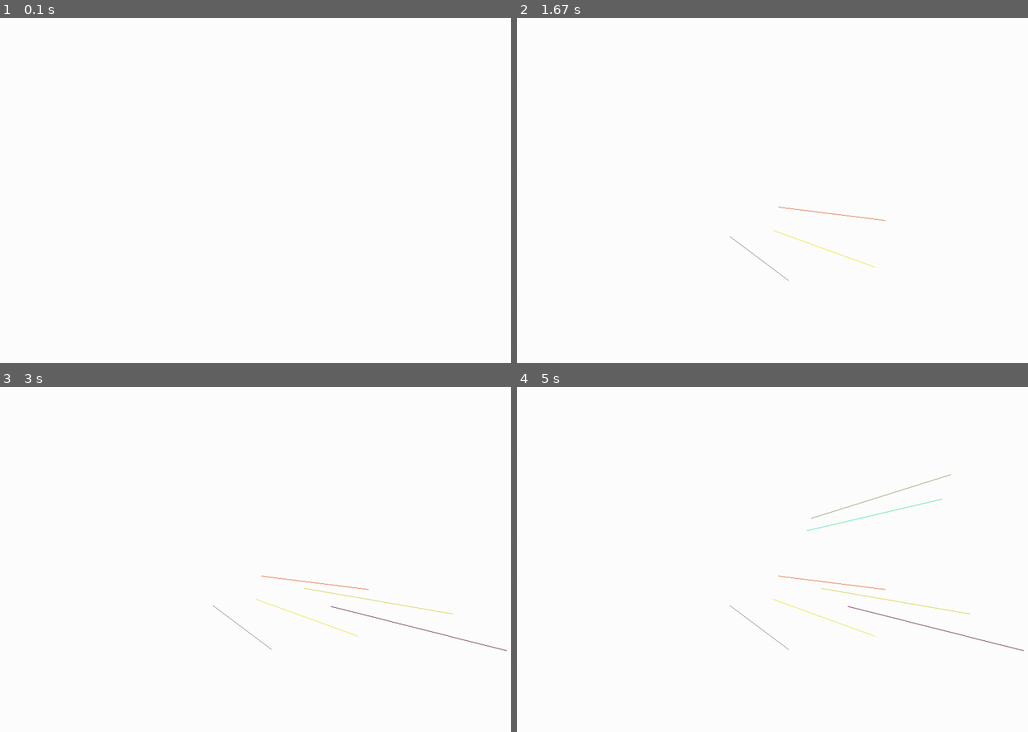
Above: before the commit, frames 1-4 (two rows, left to right).
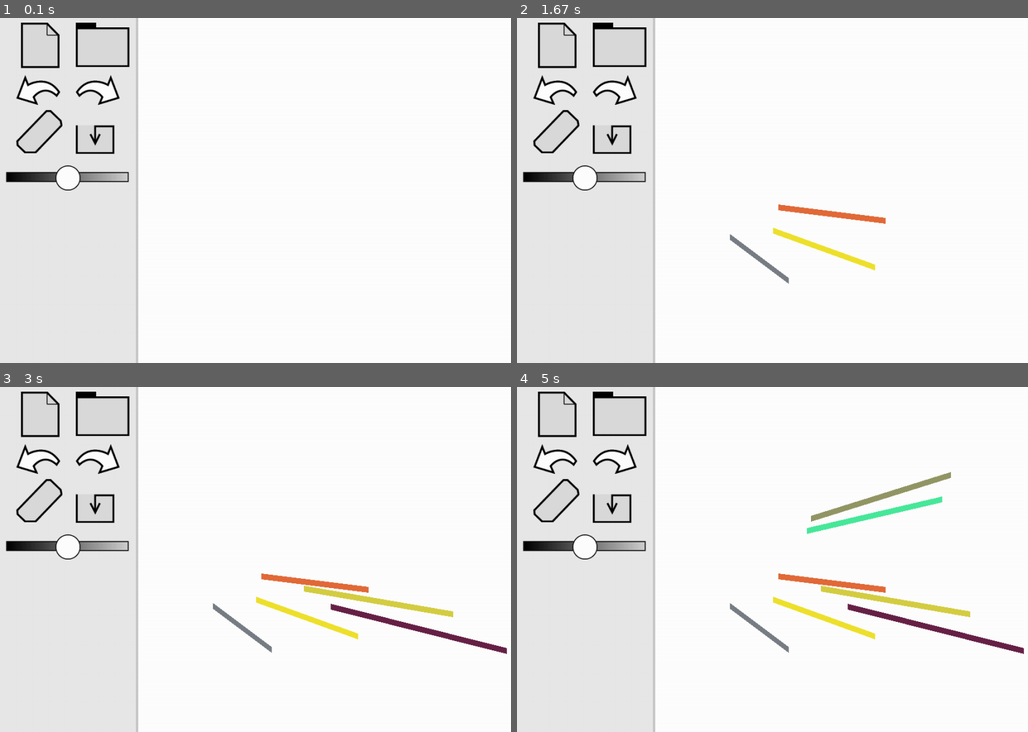
Above: after the commit, the same moments.

Repository: OutsideTheBoxProject/D
Game: pygame game, started from PiDev/drawing.py
Two runs of this game, one before a commit and one after it. Both use one fixed random seed, a clock stepped at 60 frames per second and the inputs below. The source is Python 2; it was converted automatically to run under Python 3.
Inputs (mouse positions are in pixels of both pictures, inside the frame that each line leads up to):
- Up to frame 1 (0.1 s): no input
- Up to frame 2 (1.67 s): press the mouse at (670, 193) at 0.37 s; move the mouse to (772, 228) at 0.47 s; release the mouse at (874, 266) at 0.6 s; press the mouse at (670, 193) at 0.7 s; move the mouse to (777, 207) at 0.8 s; release the mouse at (884, 218) at 0.93 s; press the mouse at (670, 193) at 1.2 s; move the mouse to (731, 235) at 1.3 s; release the mouse at (787, 280) at 1.43 s
- Up to frame 3 (3 s): press the mouse at (153, 562) at 1.83 s; move the mouse to (301, 587) at 1.93 s; release the mouse at (454, 614) at 2.07 s; press the mouse at (153, 562) at 2.63 s; move the mouse to (332, 604) at 2.73 s; release the mouse at (505, 649) at 2.87 s
- Up to frame 4 (5 s): press the mouse at (670, 562) at 3.57 s; move the mouse to (808, 531) at 3.67 s; release the mouse at (941, 497) at 3.8 s; press the mouse at (670, 562) at 4.57 s; move the mouse to (808, 518) at 4.67 s; release the mouse at (951, 473) at 4.8 s

The runs differ from the first frame. In frame 1, 5.2% of the frame differs, in the area x 1-28%, y 0-100%; in frame 2, 6.2%; in frame 3, 7.4%; in frame 4, 8.4%, in the area x 1-100%, y 0-100%.

Commit message:
added smaller pictures for now

Diff:
--- /dev/null
+++ b/PiDev/constants.py
@@ -0,0 +1,37 @@
+# screen resolution
+SCREENWIDTH = 1024
+SCREENHEIGHT = 592
+
+# menu position
+MENURIGHT = 233
+MENUBORDER = 6
+
+# graphics
+GRAPHICS = "./graphics/test/"
+# for tests
+TESTGRAPHICS = "./graphics/test/"
+# functionalities
+NEW = GRAPHICS + "New.png"
+GROUP = GRAPHICS + "Group.png"
+OFFUNDO = GRAPHICS + "OffUndo.png"
+ONUNDO = GRAPHICS + "OnUndo.png"
+OFFREDO = GRAPHICS + "OffRedo.png"
+ONREDO = GRAPHICS + "OnRedo.png"
+ERASER = GRAPHICS + "Eraser.png"
+SAVE = GRAPHICS + "Save.png"
+# opacity sliders
+OPACRED = GRAPHICS + "slide-01.png"
+OPACPURPLE = GRAPHICS + "slide2-01.png"
+OPACORANGE = GRAPHICS + "slide3-01.png"
+OPACPINK = GRAPHICS + "slide4-01.png"
+OPACDARKGREEN = GRAPHICS + "slide5-01.png"
+OPACGREEN = GRAPHICS + "slide6-01.png"
+OPACCORNFLOWER = GRAPHICS + "slide7-01.png"
+OPACCDARKBLUE = GRAPHICS + "slide8-01.png"
+OPACBLACK = GRAPHICS + "slide9-01.png"
+OPACGRAY = GRAPHICS + "slide10-01.png"
+OPACWHITE = GRAPHICS + "slide11-01.png"
+OPACBEIGE = GRAPHICS + "slide12-01.png"
+
+# colour circles
+WHITEOFF = GRAPHICS + "12.png"
--- a/PiDev/drawing.py
+++ b/PiDev/drawing.py
@@ -2,7 +2,11 @@
 # very first simple drawing test
 
 import pygame, random
+import constants as con
 from pygame.locals import *
+
+# global variables
+lineWidth = 10
 
 # random colour picker
 def pick_colour():
@@ -16,8 +20,23 @@
 
 # initialize screen
 pygame.init()
-screen = pygame.display.set_mode((1024, 592), pygame.FULLSCREEN)
+screen = pygame.display.set_mode((con.SCREENWIDTH, con.SCREENHEIGHT), pygame.FULLSCREEN)
 screen.fill((255, 255, 255))
+# draw menu area left
+pygame.draw.line(screen, (200, 200, 200), (con.MENURIGHT, 0), (con.MENURIGHT,con.SCREENHEIGHT), con.MENUBORDER)
+pygame.draw.rect(screen, (232, 232, 232), ((0,0), (con.MENURIGHT, con.SCREENHEIGHT)))
+# draw buttons
+screen.blit(pygame.image.load(con.NEW), (36,8))
+screen.blit(pygame.image.load(con.GROUP), (130,8))
+screen.blit(pygame.image.load(con.OFFUNDO), (28,98))
+screen.blit(pygame.image.load(con.OFFREDO), (130,98))
+screen.blit(pygame.image.load(con.ERASER), (28,158))
+screen.blit(pygame.image.load(con.SAVE), (130,184))
+# opacity slider
+screen.blit(pygame.image.load(con.OPACBLACK), (10,263))
+screen.blit(pygame.image.load(con.WHITEOFF), (95,253))
+
+# show it on the display
 pygame.display.flip()
 
 # initilize with some colour
@@ -40,7 +59,11 @@
 				prevx, prevy = event.pos
 			else:
 				mousex, mousey = event.pos
-				pygame.draw.line(screen, (r, g, b), (prevx, prevy), (mousex, mousey), 1)
+				if not (prevx > con.MENURIGHT + .5 * (lineWidth + con.MENUBORDER)):
+					prevx = con.MENURIGHT + .5 * (lineWidth + con.MENUBORDER)
+				if not (mousex > con.MENURIGHT + .5 * (lineWidth + con.MENUBORDER)):
+					mousex = con.MENURIGHT + .5 * (lineWidth + con.MENUBORDER)
+				pygame.draw.line(screen, (r, g, b), (prevx, prevy), (mousex, mousey), lineWidth)
 				(prevx, prevy) = (mousex, mousey)
 				pygame.display.flip()
 
--- /dev/null
+++ b/PiDev/resizeSuff.py
@@ -0,0 +1,27 @@
+# global imports
+import PIL
+from PIL import Image
+import sys
+import os
+
+# local imports
+import constants as con
+
+
+# main function
+def resize_images(filedir):
+	files = os.listdir(filedir)
+	for f in files:
+		if ".png" in f:
+			print "dealing with " + filedir + f
+			img = Image.open(filedir + f)
+			hpercent = (.8 * float(img.size[1])/float(img.size[1]))
+			wsize = int((float(img.size[0]) * float(hpercent)))
+			img = img.resize((wsize, int(.8 * float(img.size[1])) ), PIL.Image.ANTIALIAS)
+			img.save(con.TESTGRAPHICS + f)
+	print "done."
+
+
+
+# main call
+resize_images(con.GRAPHICS)
Binary file added: PiDev/graphics/slide9-01.png
Binary file added: PiDev/graphics/slide9-02.png
Binary file added: PiDev/graphics/test/1.png
Binary file added: PiDev/graphics/test/10.png
Binary file added: PiDev/graphics/test/11.png
Binary file added: PiDev/graphics/test/12.png
Binary file added: PiDev/graphics/test/2.png
Binary file added: PiDev/graphics/test/3.png
Binary file added: PiDev/graphics/test/4.png
Binary file added: PiDev/graphics/test/5.png
Binary file added: PiDev/graphics/test/6.png
Binary file added: PiDev/graphics/test/7.png
(and 47 more such lines)
